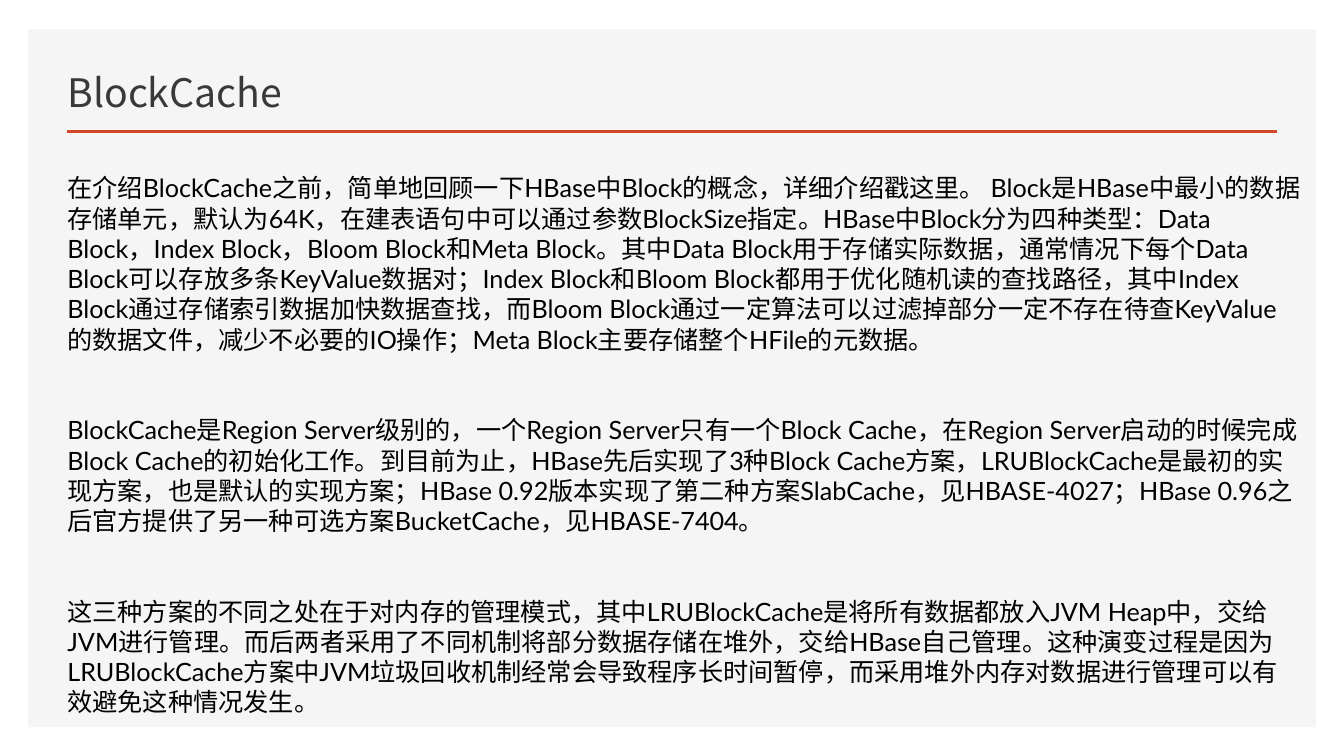
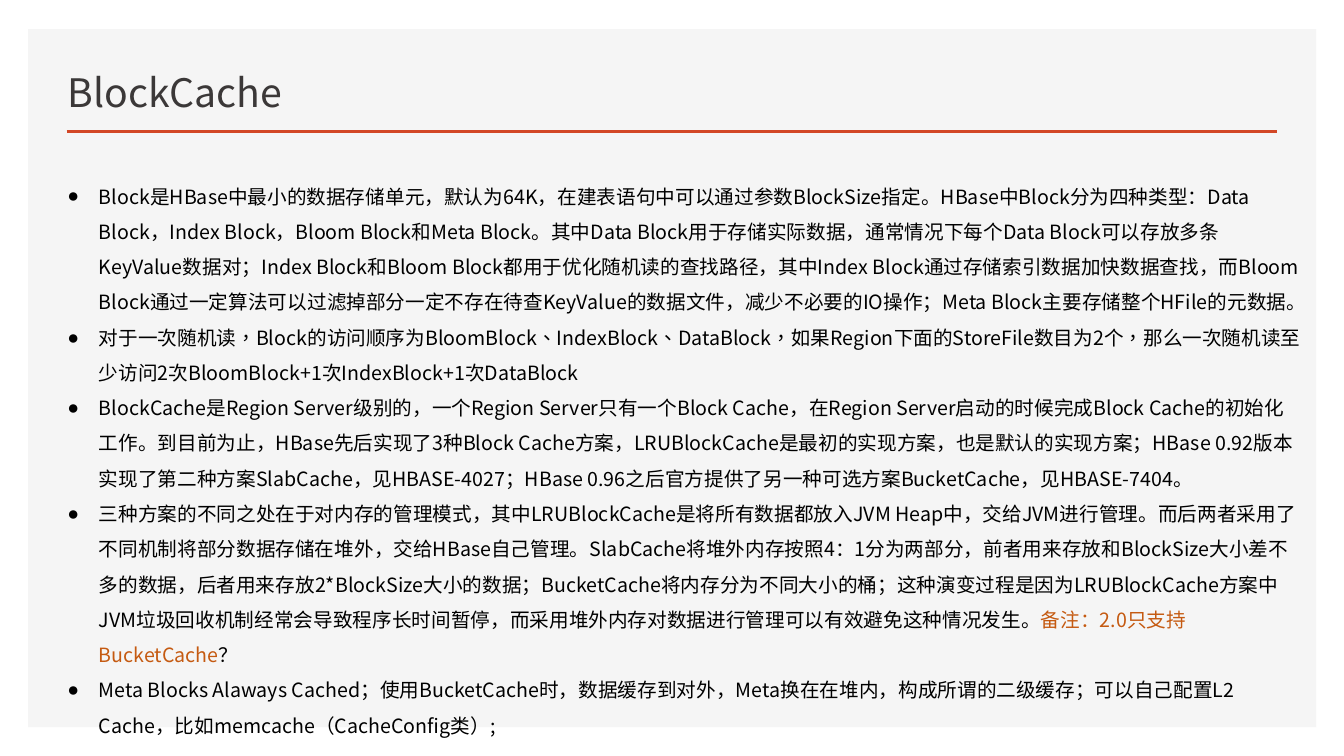
Before and after one commit to Zhangwusheng/Zhangwusheng.github.io, a slide deck: slide 30 of _posts/Hbase基本原理副本.pptx (slide 28 before the commit). Drawn at 1344x756 pixels with LibreOffice and Linux fonts; fonts in the diff are those of the drawing. Boxes give left, top, right and bottom in pixels: in the first picture for what was removed or moved away, otherwise in the second. Text is boxed around its words. In the diff, an @@ line names an element or a change of style, - is before the commit and + after.

Commit message:
add

```diff
--- a/_posts/Hbase基本原理副本.pptx
+++ b/_posts/Hbase基本原理副本.pptx
@@ text at [99,187,1305,382]: text changed; size 18 to 14 pt; font Lato to Noto Sans CJK SC @@
-在介绍BlockCache之前，简单地回顾一下HBase中Block的概念，详细介绍戳这里。 Block是HBase中最小的数据存储单元，默认为64K，在建表语句中可以通过参数BlockSize指定。HBase中Block分为四种类型：Data Block，Index Block，Bloom Block和Meta Block。其中Data Block用于存储实际数据，通常情况下每个Data Block可以存放多条KeyValue数据对；Index Block和Bloom Block都用于优化随机读的查找路径，其中Index Block通过存储索引数据加快数据查找，而Bloom Block通过一定算法可以过滤掉部分一定不存在待查KeyValue的数据文件，减少不必要的IO操作；Meta Block主要存储整个HFile的元数据。
+● Block是HBase中最小的数据存储单元，默认为64K，在建表语句中可以通过参数BlockSize指定。HBase中Block分为四种类型：Data Block，Index Block，Bloom Block和Meta Block。其中Data Block用于存储实际数据，通常情况下每个Data Block可以存放多条KeyValue数据对；Index Block和Bloom Block都用于优化随机读的查找路径，其中Index Block通过存储索引数据加快数据查找，而Bloom Block通过一定算法可以过滤掉部分一定不存在待查KeyValue的数据文件，减少不必要的IO操作；Meta Block主要存储整个HFile的元数据。
+● 对于一次随机读，Block的访问顺序为BloomBlock、IndexBlock、DataBlock，如果Region下面的StoreFile数目为2个，那么一次随机读至少访问2次BloomBlock+1次IndexBlock+1次DataBlock
@@ text at [99,398,1292,489]: size 18 to 14 pt, font Lato to Noto Sans CJK SC in "BlockCache是Region Server级别的，一个Region Server只有一个Block Cache，在 ..."; bullet none to ●; line spacing 1 to 1.5 @@
@@ text at [99,504,1295,738]: text changed; size 18 to 14 pt; font Lato to Noto Sans CJK SC @@
-这三种方案的不同之处在于对内存的管理模式，其中LRUBlockCache是将所有数据都放入JVM Heap中，交给JVM进行管理。而后两者采用了不同机制将部分数据存储在堆外，交给HBase自己管理。这种演变过程是因为LRUBlockCache方案中JVM垃圾回收机制经常会导致程序长时间暂停，而采用堆外内存对数据进行管理可以有效避免这种情况发生。
+● 三种方案的不同之处在于对内存的管理模式，其中LRUBlockCache是将所有数据都放入JVM Heap中，交给JVM进行管理。而后两者采用了不同机制将部分数据存储在堆外，交给HBase自己管理。SlabCache将堆外内存按照4：1分为两部分，前者用来存放和BlockSize大小差不多的数据，后者用来存放2*BlockSize大小的数据；BucketCache将内存分为不同大小的桶；这种演变过程是因为LRUBlockCache方案中JVM垃圾回收机制经常会导致程序长时间暂停，而采用堆外内存对数据进行管理可以有效避免这种情况发生。备注：2.0只支持BucketCache？
+● Meta Blocks Alaways Cached；使用BucketCache时，数据缓存到对外，Meta换在在堆内，构成所谓的二级缓存；可以自己配置L2 Cache，比如memcache（CacheConfig类）;
```
Also in this commit, not shown: 2 other slides changed, 4 slides added, 2 slides removed.
